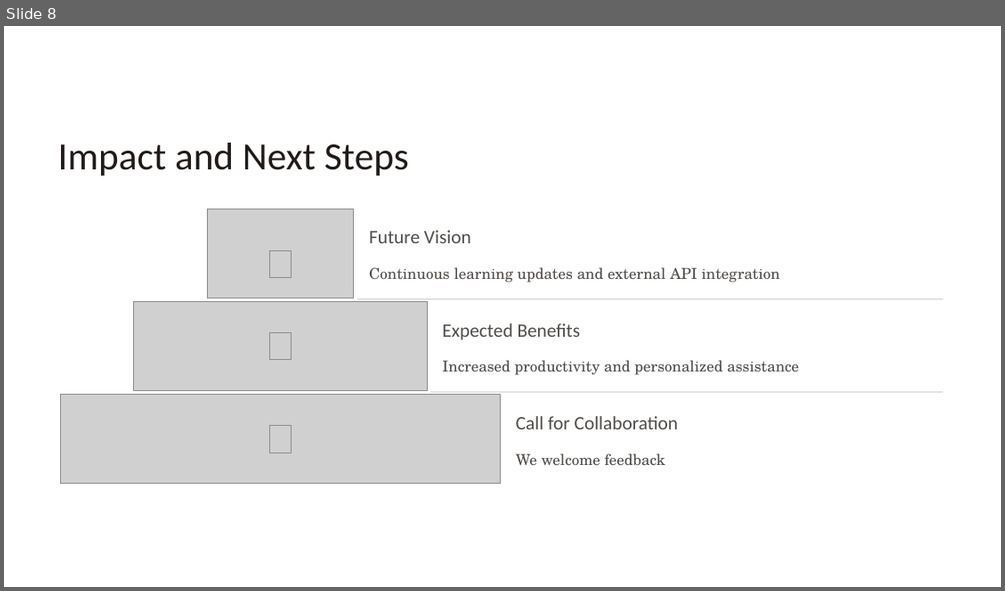
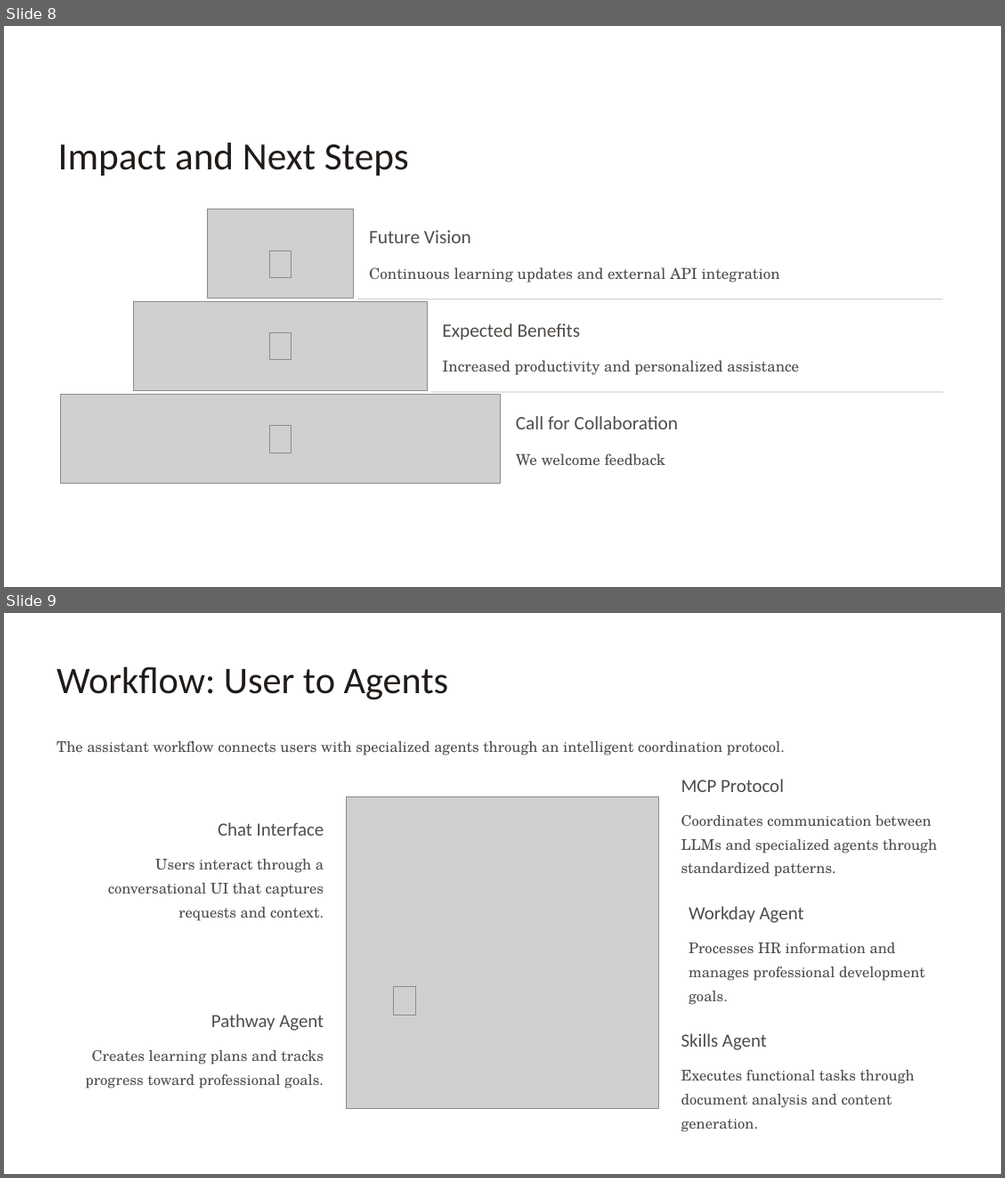
Before and after one commit to VeerakumarYenamadala/ai-agent, a slide deck: Hackathon-Demo-GenAI-Powered-Learning-Assistant.pptx. Shown one above the other, each under a label of ours: slide 8 before the commit, slides 8 and 9 after it. The pictures are 1005x591 and 1005x1178 pixels, drawn with LibreOffice and Linux fonts; fonts in the diff are those of the drawing; grey boxes stand for pictures; background and template pictures are left out. Boxes give left, top, right and bottom in pixels: in the first picture for what was removed or moved away, otherwise in the second. Text is boxed around its words. In the diff, an @@ line names an element or a change of style, - is before the commit and + after.

Commit message:
ppt

```diff
--- a/Hackathon-Demo-GenAI-Powered-Learning-Assistant.pptx
+++ b/Hackathon-Demo-GenAI-Powered-Learning-Assistant.pptx
@@ slide 9 added at (x1=4, y1=613, x2=1001, y2=1174), background #FFFFFF; not listed: 1 template element that a slide beside it also shows @@
@@ text added at (x1=57, y1=666, x2=449, y2=700), 43.5 pt, text #201B18 @@
+Workflow: User to Agents
@@ text added at (x1=57, y1=741, x2=785, y2=755), 17 pt, text #504C49 @@
+The assistant workflow connects users with specialized agents through an intelligent coordination protocol.
@@ picture added at (x1=347, y1=796, x2=659, y2=1109) @@
@@ text added at (x1=681, y1=779, x2=784, y2=792), 21.5 pt, text #504C49 @@
+MCP Protocol
@@ text added at (x1=218, y1=822, x2=324, y2=835), 21.5 pt, text #504C49 @@
+Chat Interface
@@ text added at (x1=681, y1=815, x2=937, y2=876), 17 pt, text #504C49 @@
+Coordinates communication between LLMs and specialized agents through standardized patterns.
@@ text added at (x1=108, y1=859, x2=324, y2=921), 17 pt, text #504C49 @@
+Users interact through a conversational UI that captures requests and context.
@@ text added at (x1=688, y1=906, x2=804, y2=923), 21.5 pt, text #504C49 @@
+Workday Agent
@@ text added at (x1=688, y1=942, x2=925, y2=1005), 17 pt, text #504C49 @@
+Processes HR information and manages professional development goals.
@@ picture added at (x1=394, y1=987, x2=416, y2=1015) @@
@@ text added at (x1=211, y1=1013, x2=324, y2=1030), 21.5 pt, text #504C49 @@
+Pathway Agent
@@ text added at (x1=681, y1=1033, x2=767, y2=1050), 21.5 pt, text #504C49 @@
+Skills Agent
@@ text added at (x1=85, y1=1050, x2=324, y2=1088), 17 pt, text #504C49 @@
+Creates learning plans and tracks progress toward professional goals.
@@ text added at (x1=681, y1=1070, x2=914, y2=1132), 17 pt, text #504C49 @@
+Executes functional tasks through document analysis and content generation.
```
Also in this commit, not shown: 1 other file.
